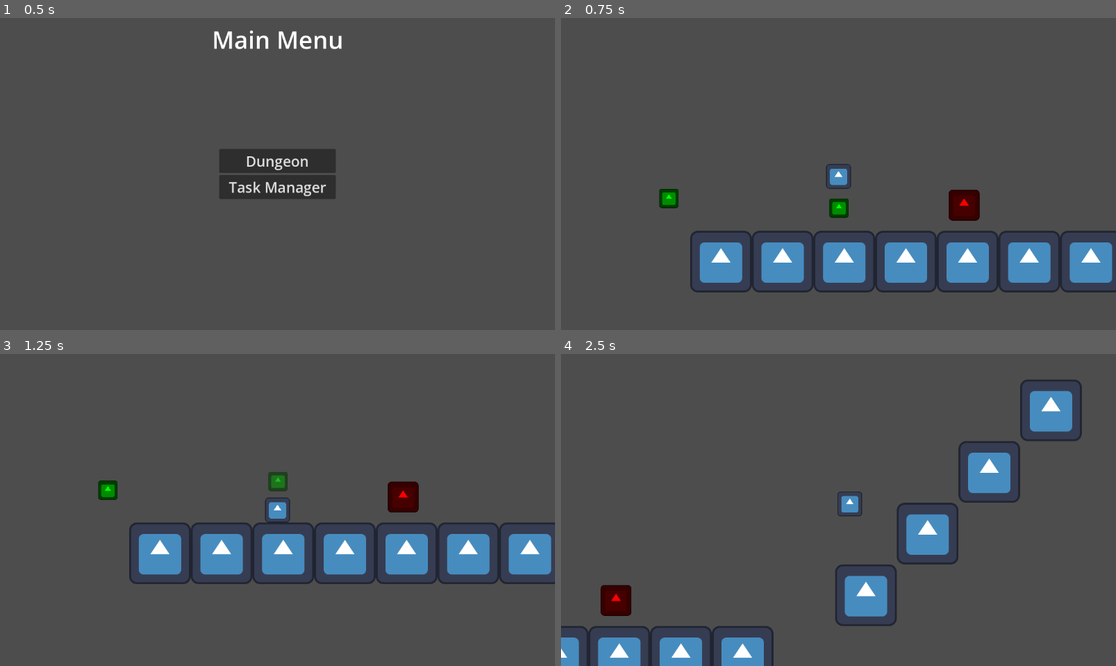
Above: before the commit, frames 1-4 (two rows, left to right).
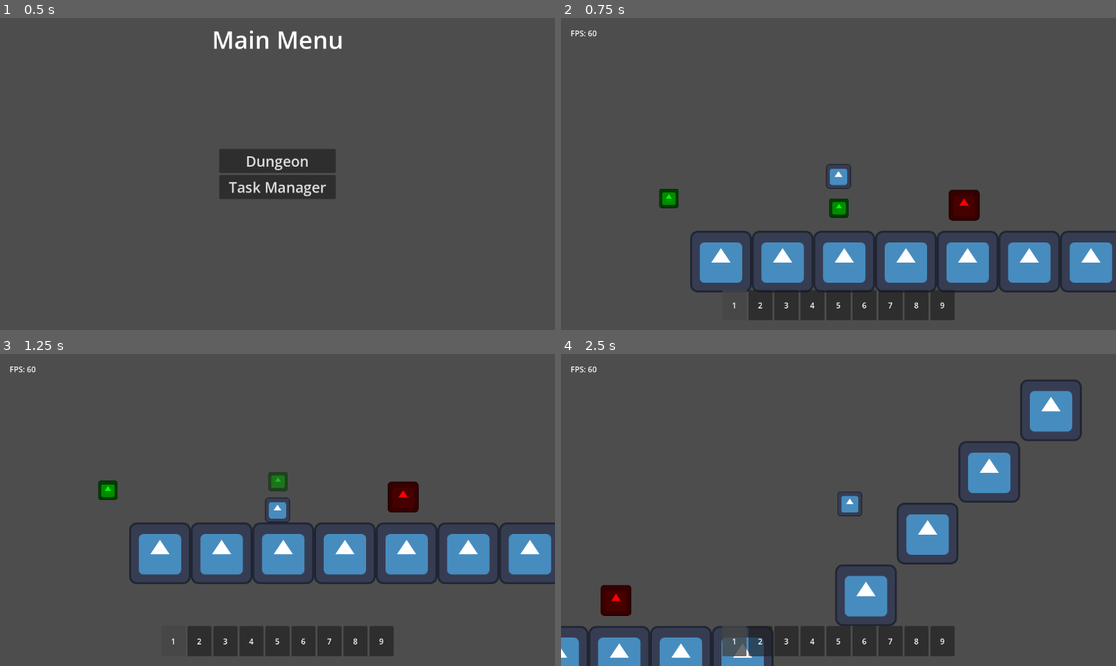
Above: after the commit, the same moments.

Repository: TheHumanMRP/RPG-Life-Tracker
Game: Godot game, scene res://Folders/Systems/Main/Scenes/main_scene.tscn
The game is run twice, just before and just after one commit, with the same random seed, the same clock (stepped at 60 frames per second) and the same inputs. The engine's default icon, where the game draws it, is replaced by a stand-in: a white triangle on a blue panel in a dark square.
Inputs (mouse positions are in pixels of both pictures, inside the frame that each line leads up to):
- Up to frame 1 (0.5 s): no input
- Up to frame 2 (0.75 s): click "Dungeon" at 0.5 s
- Up to frame 3 (1.25 s): no input
- Up to frame 4 (2.5 s): move the mouse to (960, 494) at 1.27 s; hold D (move_right) from 1.28 s (still down); tap T (add_test_sword) at 1.35, 2.1 s; click (960, 494) at 1.42 s; tap Space (jump) at 1.52, 2.27 s; move the mouse to (727, 525) at 2.02 s

Frame 1 is identical in both runs. In frame 2, 3.2% of the frame differs, in the area x 1-71%, y 4-97%; in frame 3, 3.3%; in frame 4, 3.6%.
Error in both runs: Invalid access to property or key 'inventory_component' on a base object of type 'Resource (SaveData)'. (res://Folders/Systems/Globals/global.gd:46)

Commit message:
Auto commit at 2026-08-21 17:47:55

Diff:
--- a/Folders/Systems/Dungeon_Related/Scenes/level.tscn
+++ b/Folders/Systems/Dungeon_Related/Scenes/level.tscn
@@ -5,6 +5,9 @@
 [ext_resource type="Texture2D" uid="uid://bqulutjwvblw" path="res://Folders/Assets/icon.svg" id="2_r324k"]
 [ext_resource type="PackedScene" uid="uid://cu4hnlkwj8l7d" path="res://Folders/Systems/Dungeon_Related/Scenes/damage_area.tscn" id="4_d6cyu"]
 [ext_resource type="PackedScene" uid="uid://bvnmaqdei35bn" path="res://Folders/Systems/Enemy/enemy.tscn" id="5_r324k"]
+[ext_resource type="PackedScene" uid="uid://bgbgfpngstnov" path="res://Folders/Systems/Main/Scenes/ui_layer.tscn" id="6_7id7t"]
+[ext_resource type="PackedScene" uid="uid://ck6amdbdbjx14" path="res://Folders/Systems/UIMenus/death_menu.tscn" id="7_ped18"]
+[ext_resource type="PackedScene" uid="uid://svisxss24oxa" path="res://Folders/Systems/Inventory_System/Scenes/inventory_ui_layer.tscn" id="8_cr37b"]
 
 [sub_resource type="TileSetAtlasSource" id="TileSetAtlasSource_j5vai"]
 texture = ExtResource("2_r324k")
@@ -180,3 +183,9 @@
 
 [node name="enemy" parent="Enemies" unique_id=254105940 instance=ExtResource("5_r324k")]
 position = Vector2(121, 171)
+
+[node name="UILayer" parent="." unique_id=1819027134 instance=ExtResource("6_7id7t")]
+
+[node name="Inventory_UI_Layer" parent="." unique_id=445007278 instance=ExtResource("8_cr37b")]
+
+[node name="DeathMenu" parent="." unique_id=787886382 instance=ExtResource("7_ped18")]
--- a/Folders/Systems/UIMenus/death_menu.gd
+++ b/Folders/Systems/UIMenus/death_menu.gd
@@ -38,4 +38,4 @@
 	print("\nDeath Menu: Main Menu Button Pressed")
 
 func set_global_state() -> void:
-	SignalBus.set_game_state.emit(Global.GAME_STATES.UIMenu)
+	SignalBus.set_game_state.emit(All_Enums.GAME_STATES.UIMenu)
